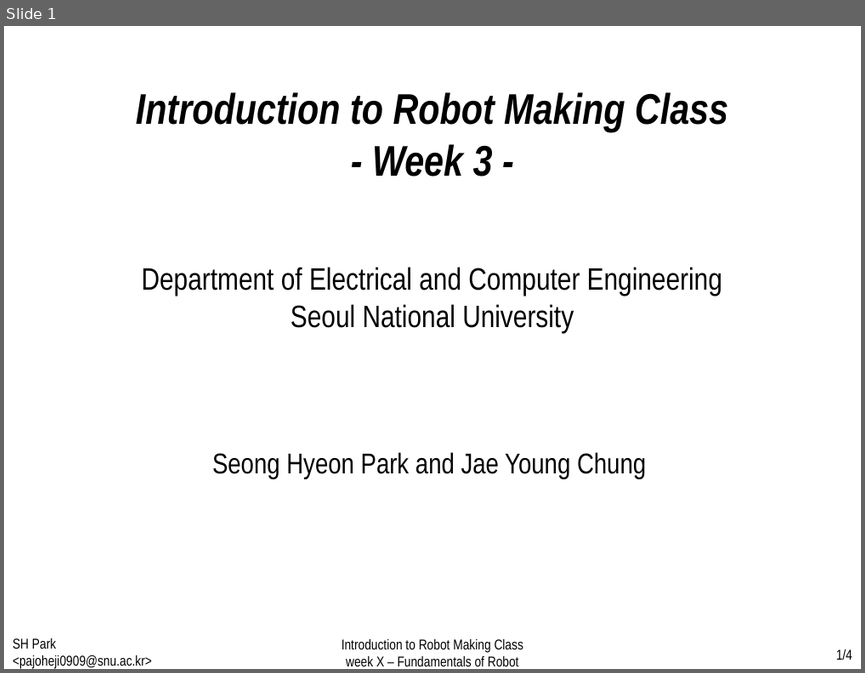
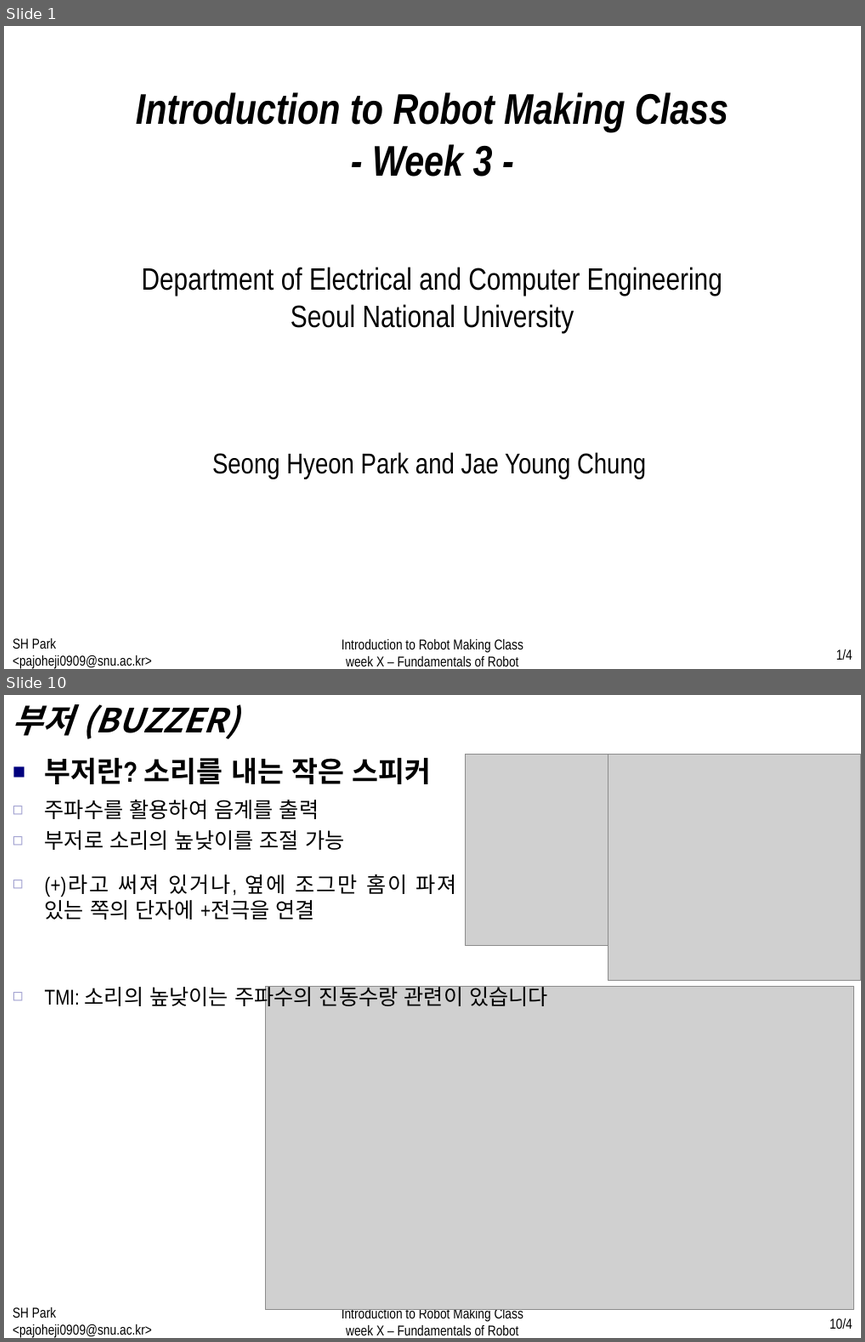
Before and after one commit to WhenTheyCry96/RobotTutorial, a slide deck: PPT/week3.pptx. Shown one above the other, each under a label of ours: slide 1 before the commit, slides 1 and 10 after it; the slides between them are not shown. The pictures are 865x673 and 865x1342 pixels, drawn with LibreOffice and Linux fonts; fonts in the diff are those of the drawing; grey boxes stand for pictures. Boxes give left, top, right and bottom in pixels: in the first picture for what was removed or moved away, otherwise in the second. Text is boxed around its words. In the diff, an @@ line names an element or a change of style, - is before the commit and + after.

Commit message:
week2 fin, week3 on

```diff
--- a/PPT/week3.pptx
+++ b/PPT/week3.pptx
@@ slide 10 added at bbox=[4, 695, 861, 1338], background #FFFFFF @@
@@ text added at bbox=[12, 704, 239, 739], 28 pt, text #000000, bold, italic @@
+부저 (BUZZER)
@@ text added at bbox=[45, 757, 432, 784], 24 pt, text #000000, bold @@
+■ 부저란? 소리를 내는 작은 스피커
@@ picture added at bbox=[466, 755, 611, 946] @@
@@ picture added at bbox=[608, 755, 860, 981] @@
@@ text added at bbox=[45, 800, 344, 850], 18 pt, text #000000 @@
+  ◻ 주파수를 활용하여 음계를 출력
+  ◻ 부저로 소리의 높낮이를 조절 가능
@@ text added at bbox=[45, 873, 457, 919], 18 pt, text #000000 @@
+  ◻ (+)라고 써져 있거나, 옆에 조그만 홈이 파져 있는 쪽의 단자에 +전극을 연결
@@ text added at bbox=[45, 982, 548, 1009], 18 pt, text #000000 @@
+  ◻ TMI: 소리의 높낮이는 주파수의 진동수랑 관련이 있습니다
@@ picture added at bbox=[265, 987, 853, 1310] @@
@@ text added at bbox=[12, 1307, 152, 1338], 12 pt, text #000000 @@
+SH Park <pajoheji0909@snu.ac.kr>
@@ text added at bbox=[341, 1309, 523, 1335], 12 pt, text #000000 @@
+Introduction to Robot Making Class
+week X – Fundamentals of Robot
@@ page number added at bbox=[829, 1318, 852, 1328], 12 pt, text #000000 @@
+10/4
```
Also in this commit, not shown: 2 slides changed, 10 other slides added, 4 other files.
